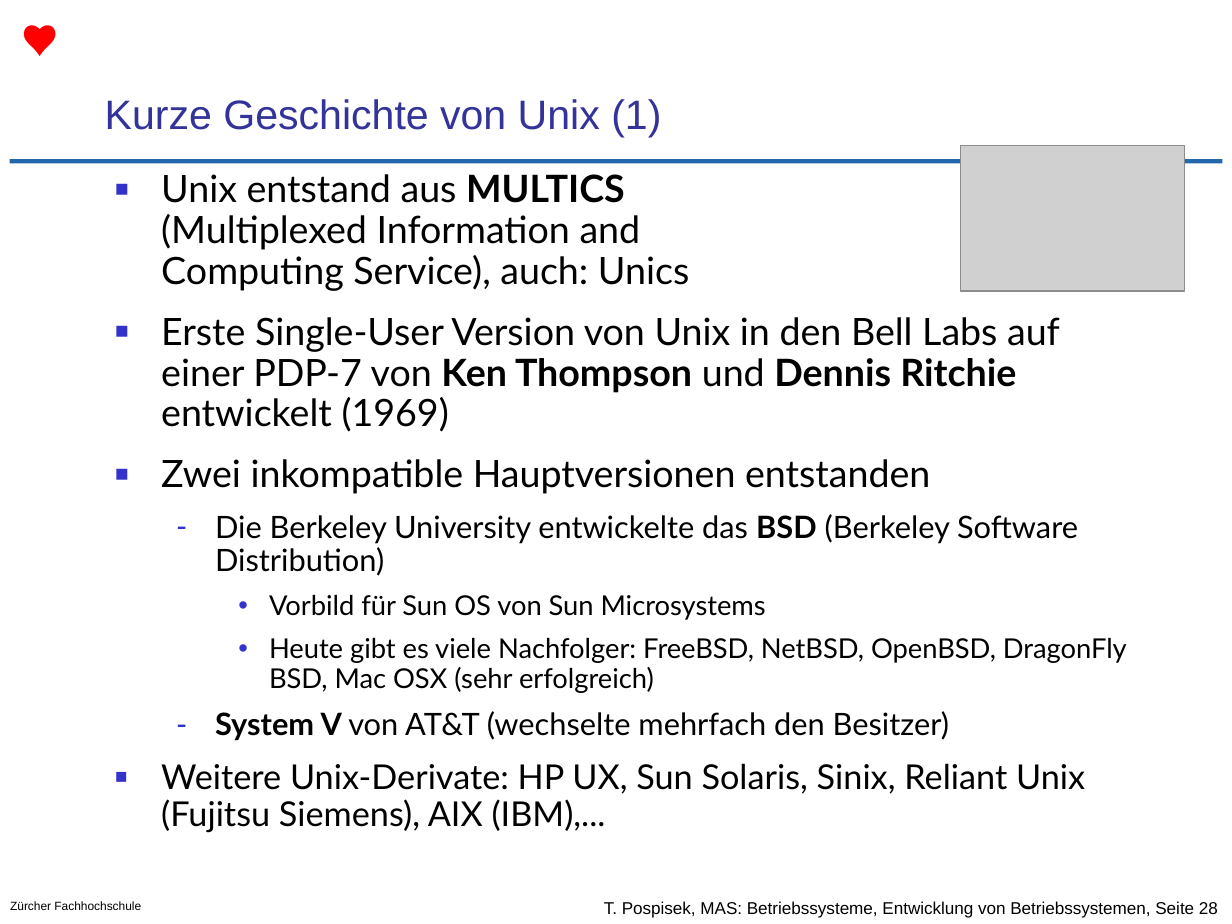
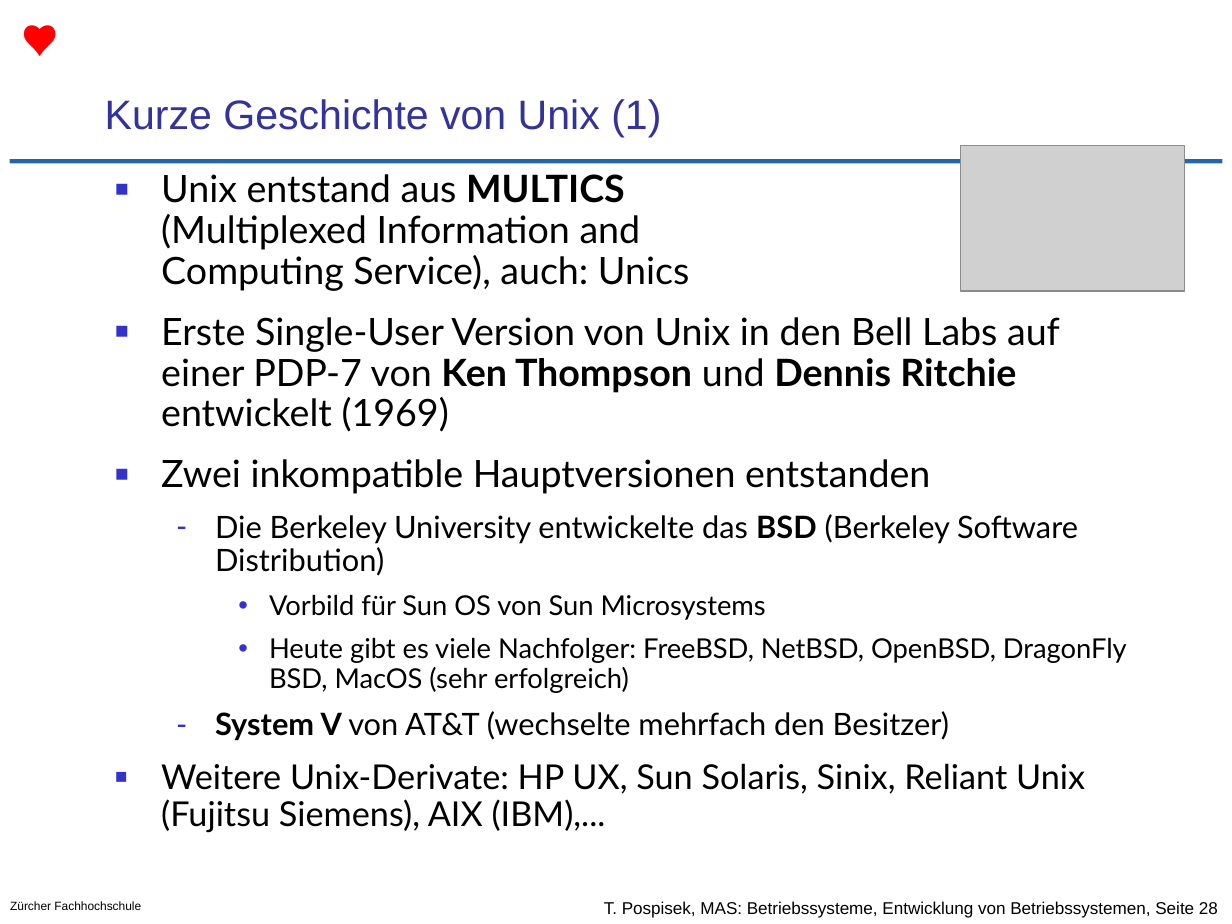
Before and after one commit to tpo/betriebssysteme, a slide deck: slide 28 of 01-2_Entwicklung_von_Betriebssystemen.odp. Drawn at 1232x924 pixels with LibreOffice and Linux fonts; fonts in the diff are those of the drawing; grey boxes stand for pictures; background and template pictures are left out. Boxes give left, top, right and bottom in pixels: in the first picture for what was removed or moved away, otherwise in the second. Text is boxed around its words. In the diff, an @@ line names an element or a change of style, - is before the commit and + after.

```diff
--- a/01-2_Entwicklung_von_Betriebssystemen.odp
+++ b/01-2_Entwicklung_von_Betriebssystemen.odp
@@ text at [269,638,1127,693]: text changed @@
-    • Heute gibt es viele Nachfolger: FreeBSD, NetBSD, OpenBSD, DragonFly BSD, Mac OSX (sehr erfolgreich)
+    • Heute gibt es viele Nachfolger: FreeBSD, NetBSD, OpenBSD, DragonFly BSD, MacOS (sehr erfolgreich)
```
Also in this commit, not shown: 1 other file.
